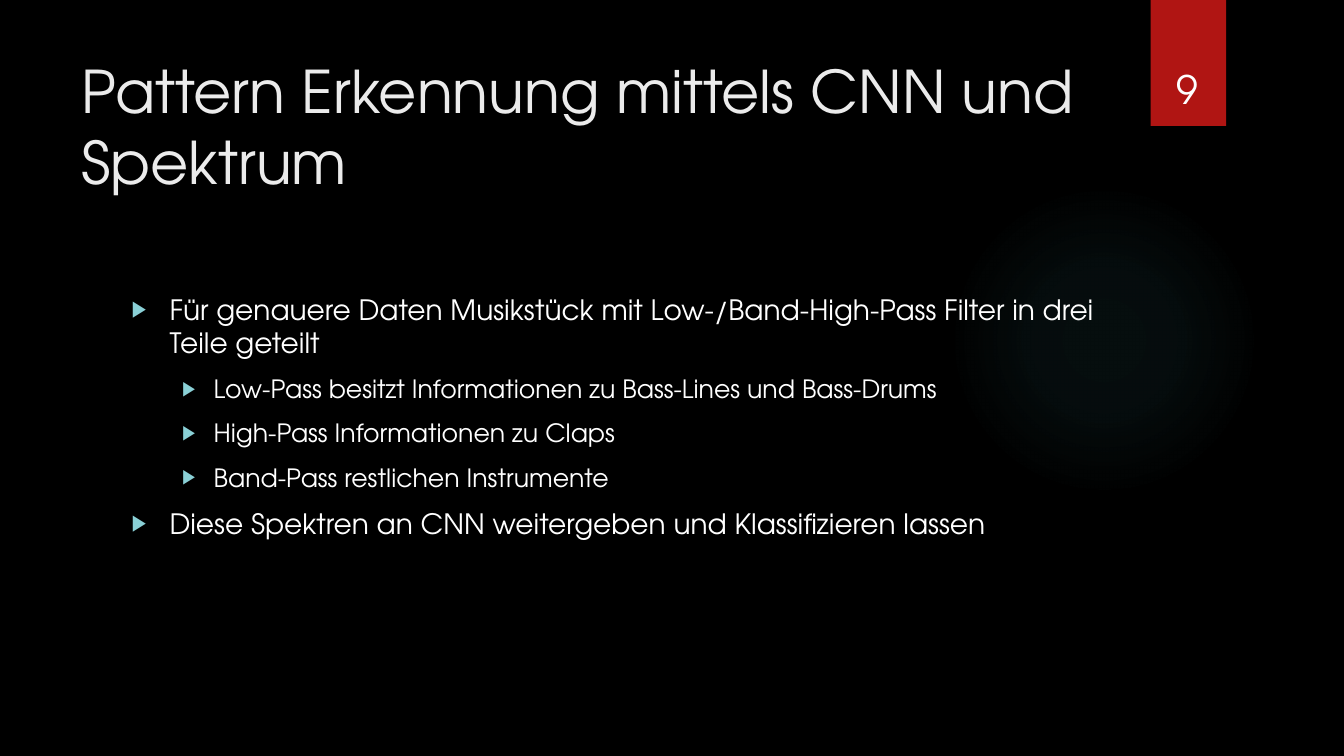
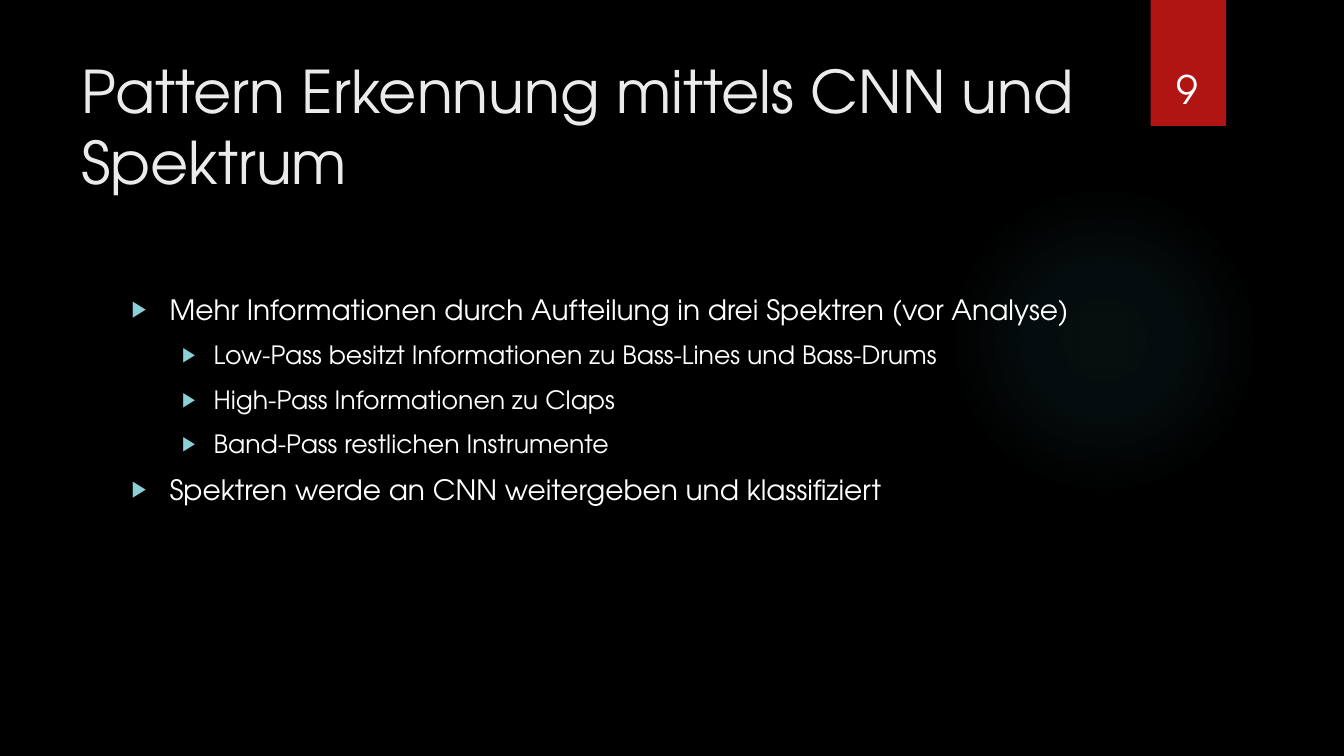
Before and after one commit to Hozeeben/Masterarbeit, a slide deck: slide 9 of Unterlagen/Masterseminar.pptx. Drawn at 1344x756 pixels with LibreOffice and Linux fonts; fonts in the diff are those of the drawing; background and template pictures are left out. Boxes give left, top, right and bottom in pixels: in the first picture for what was removed or moved away, otherwise in the second. Text is boxed around its words. In the diff, an @@ line names an element or a change of style, - is before the commit and + after.

```diff
--- a/Unterlagen/Masterseminar.pptx
+++ b/Unterlagen/Masterseminar.pptx
@@ text at [170, 299, 1068, 326]: text changed @@
-▶ Für genauere Daten Musikstück mit Low-/Band-High-Pass Filter in drei Teile geteilt
+▶ Mehr Informationen durch Aufteilung in drei Spektren (vor Analyse)
@@ text at [170, 479, 881, 506]: text changed @@
-▶ Diese Spektren an CNN weitergeben und Klassifizieren lassen
+▶ Spektren werde an CNN weitergeben und klassifiziert
```
Also in this commit, not shown: 9 other slides changed.
